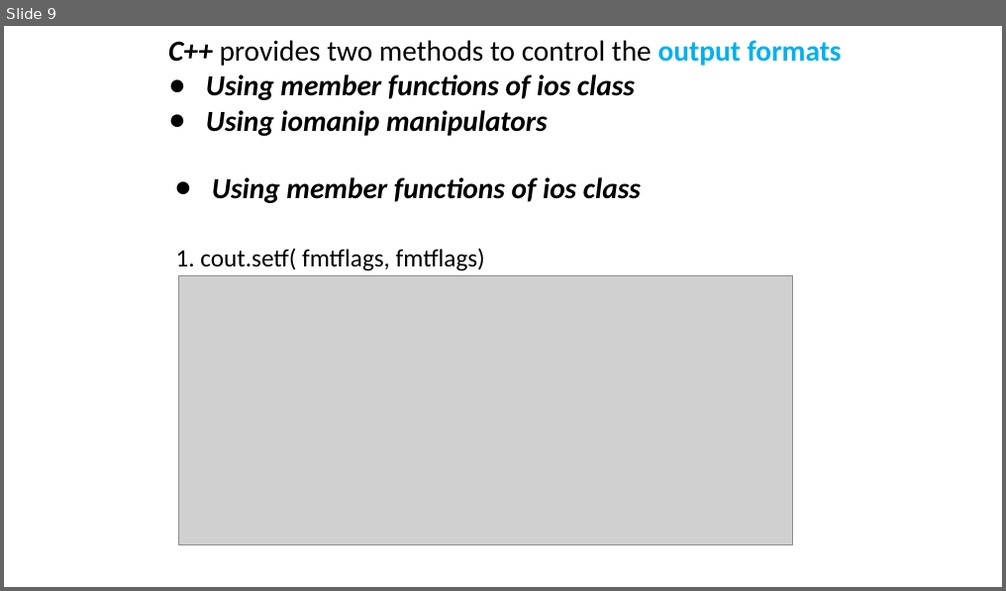
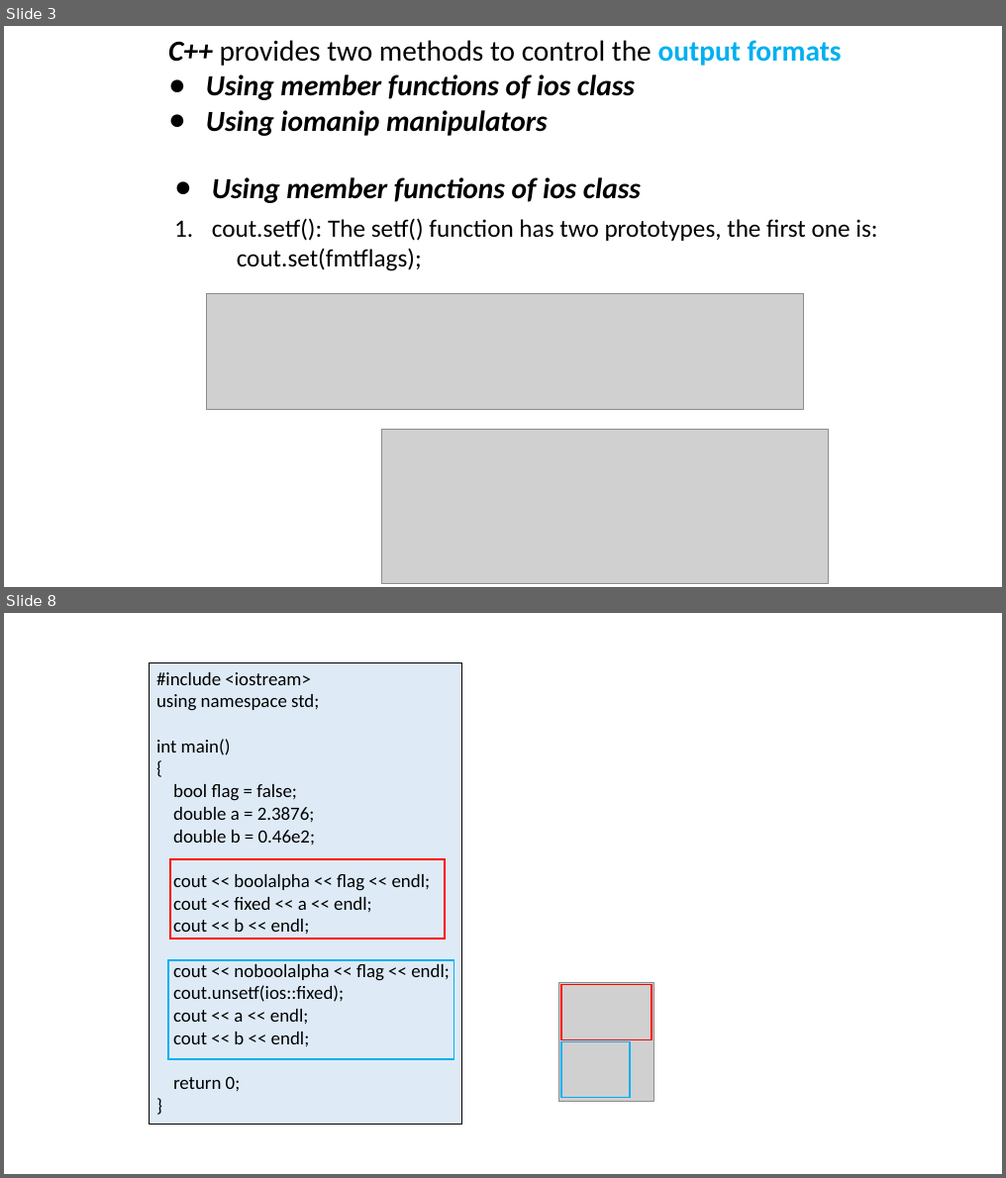
Before and after one commit to ShiqiYu/CPP, a slide deck: week02/Lab02.pptx. Shown one above the other, each under a label of ours: slide 9 before the commit, slides 3 and 8 after it; the slides between them are not shown. The pictures are 1006x591 and 1006x1178 pixels, drawn with LibreOffice and Linux fonts; fonts in the diff are those of the drawing; grey boxes stand for pictures; background and template pictures are left out. Boxes give left, top, right and bottom in pixels: in the first picture for what was removed or moved away, otherwise in the second. Text is boxed around its words. In the diff, an @@ line names an element or a change of style, - is before the commit and + after.

```diff
--- a/week02/Lab02.pptx
+++ b/week02/Lab02.pptx
@@ slide 8 added at [4, 613, 1002, 1174], background #FFFFFF @@
@@ rectangle added at [150, 663, 462, 1124], fill #DEEBF7, outline #000000 0.75 pt, 18 pt, text #000000 @@
+#include <iostream>
+using namespace std;
+int main()
+{
+bool flag = false;
+double a = 2.3876;
+double b = 0.46e2;
+cout << boolalpha << flag << endl;
+cout << fixed << a << endl;
+cout << b << endl;
+cout << noboolalpha << flag << endl;
+cout.unsetf(ios::fixed);
+cout << a << endl;
+cout << b << endl;
+return 0;
+}
@@ rectangle added at [170, 861, 445, 940], outline #FF0000 1.5 pt @@
@@ rectangle added at [168, 960, 453, 1059], outline #00B0F0 1.5 pt @@
@@ picture added at [558, 983, 653, 1101] @@
@@ rectangle added at [561, 984, 651, 1040], outline #FF0000 1.5 pt @@
@@ rectangle added at [561, 1042, 630, 1097], outline #00B0F0 1.5 pt @@
@@ what was slide 9 is now slide 3 @@
@@ slide 3 changed as well @@
@@ text at [212, 218, 877, 272]: text changed @@
-1. cout.setf( fmtflags, fmtflags)
+1. cout.setf(): The setf() function has two prototypes, the first one is:
+cout.set(fmtflags);
@@ picture removed at [179, 276, 793, 545] @@
@@ picture added at [206, 294, 804, 409] @@
@@ picture added at [382, 429, 829, 583] @@
```
Also in this commit, not shown: 5 other slides changed, 8 other slides added, 11 slides removed.
